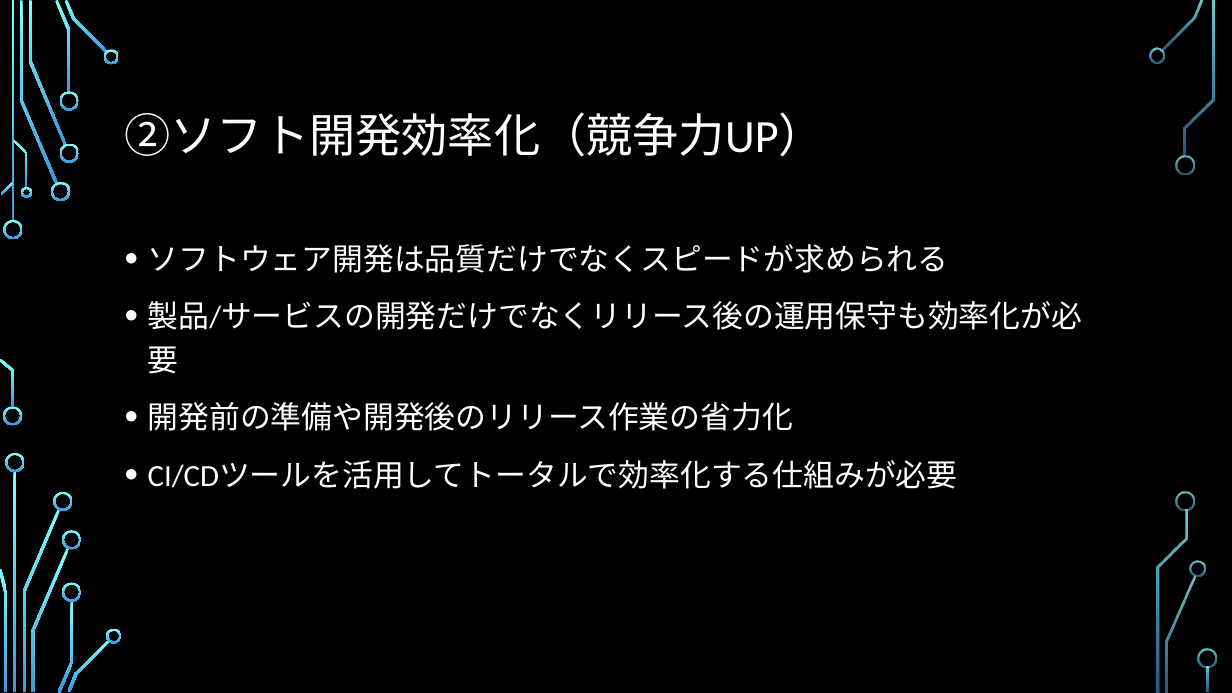
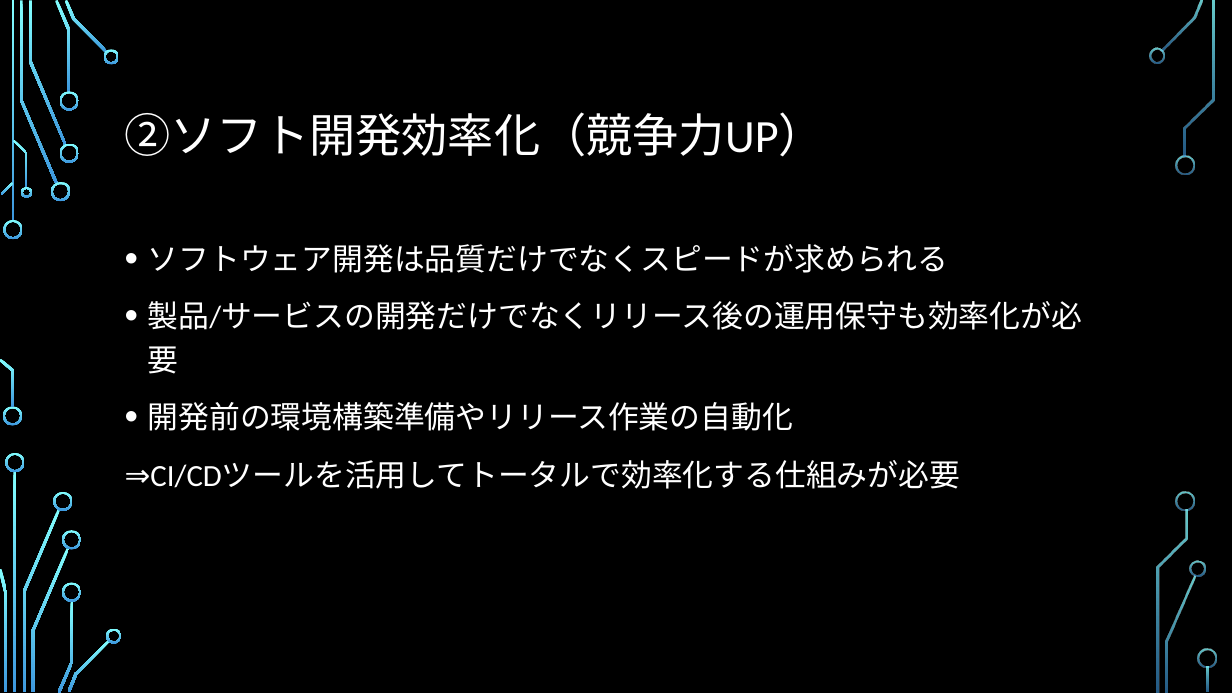
Before and after one commit to SITH-YN/PythonTool, a slide deck: slide 5 of Temp/39期ビジネスアイディア.pptx. Drawn at 1232x693 pixels with LibreOffice and Linux fonts; fonts in the diff are those of the drawing; background and template pictures are left out. Boxes give left, top, right and bottom in pixels: in the first picture for what was removed or moved away, otherwise in the second. Text is boxed around its words. In the diff, an @@ line names an element or a change of style, - is before the commit and + after.

```diff
--- a/Temp/39期ビジネスアイディア.pptx
+++ b/Temp/39期ビジネスアイディア.pptx
@@ text at (148,402,793,488): text changed @@
-• 開発前の準備や開発後のリリース作業の省力化
-• CI/CDツールを活用してトータルで効率化する仕組みが必要
+• 開発前の環境構築準備やリリース作業の自動化
+⇒CI/CDツールを活用してトータルで効率化する仕組みが必要
```
Also in this commit, not shown: 12 other slides changed, 1 slide removed.
